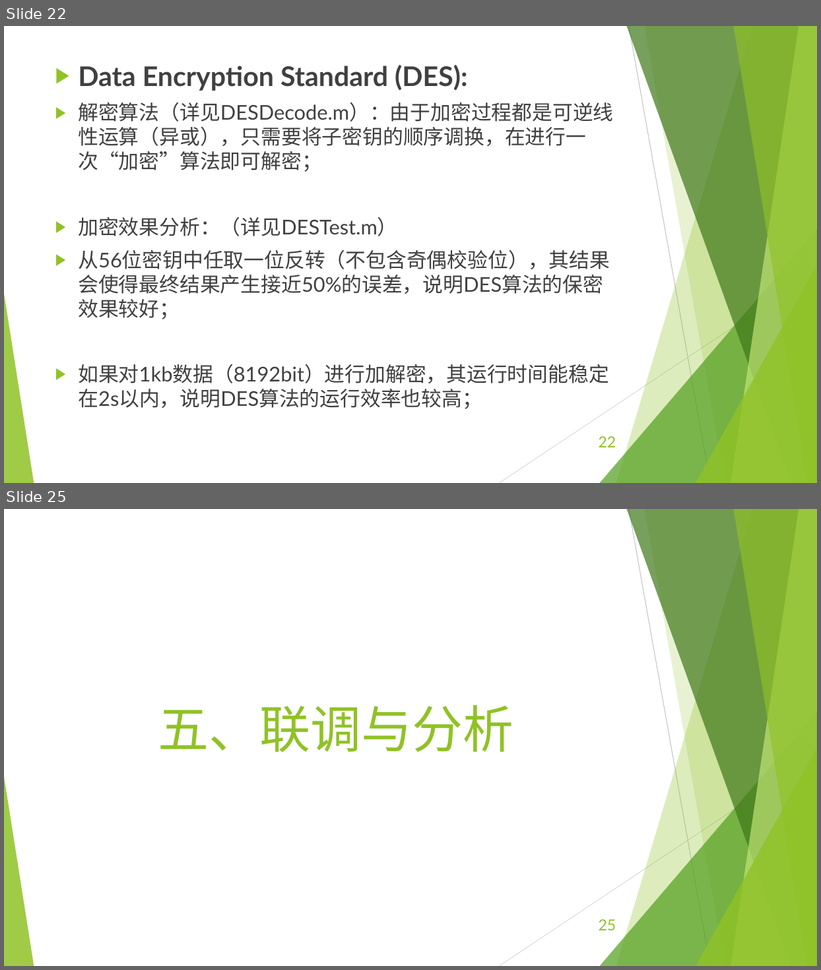
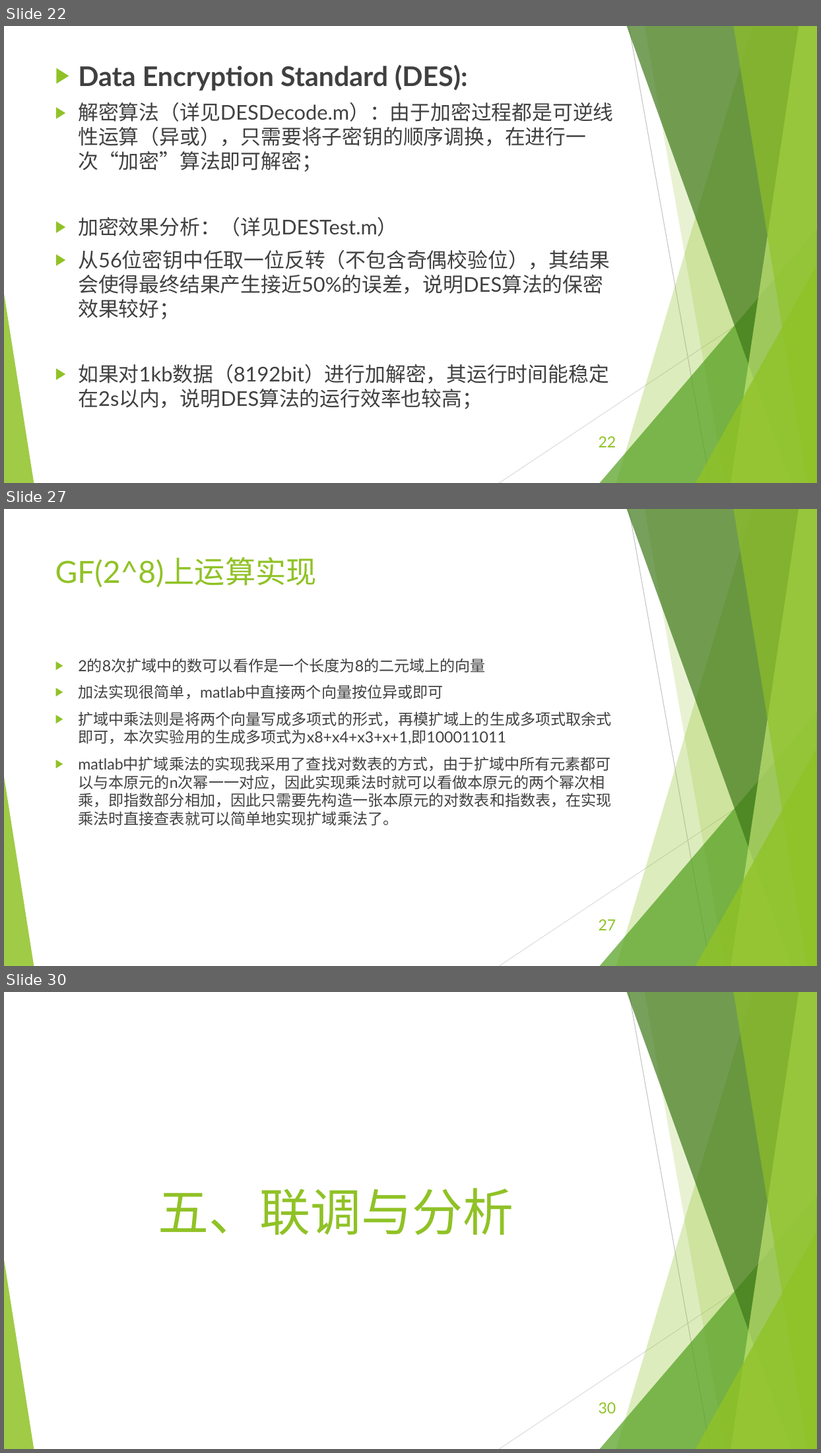
Before and after one commit to EECodingPresentation/project2, a slide deck: 展示报告.pptx. Shown one above the other, each under a label of ours: slides 22 and 25 before the commit, slides 22, 27 and 30 after it; the slides between them are not shown. The pictures are 821x970 and 821x1453 pixels, drawn with LibreOffice and Linux fonts; fonts in the diff are those of the drawing. Boxes give left, top, right and bottom in pixels: in the first picture for what was removed or moved away, otherwise in the second. Text is boxed around its words. In the diff, an @@ line names an element or a change of style, - is before the commit and + after.

```diff
--- a/展示报告.pptx
+++ b/展示报告.pptx
@@ slide 27 added at (4,509,817,966), background #FFFFFF; not listed: 10 template elements that a slide beside it also shows @@
@@ title added at (55,557,317,588), 36 pt, text #90C226 @@
+GF(2^8)上运算实现
@@ text added at (78,658,611,826), 18 pt, text #404040 @@
+▶ 2的8次扩域中的数可以看作是一个长度为8的二元域上的向量
+▶ 加法实现很简单，matlab中直接两个向量按位异或即可
+▶ 扩域中乘法则是将两个向量写成多项式的形式，再模扩域上的生成多项式取余式即可，本次实验用的生成多项式为x8+x4+x3+x+1,即100011011
+▶ matlab中扩域乘法的实现我采用了查找对数表的方式，由于扩域中所有元素都可以与本原元的n次幂一一对应，因此实现乘法时就可以看做本原元的两个幂次相乘，即指数部分相加，因此只需要先构造一张本原元的对数表和指数表，在实现乘法时直接查表就可以简单地实现扩域乘法了。
@@ page number added at (599,920,616,931), 18 pt, text #90C226 @@
+27
@@ what was slide 25 is now slide 30 @@
@@ page number at (599,1403,616,1414): text changed @@
-25
+30
```
Also in this commit, not shown: 1 slide changed, 5 other slides added, 1 slide removed, 12 other files.
